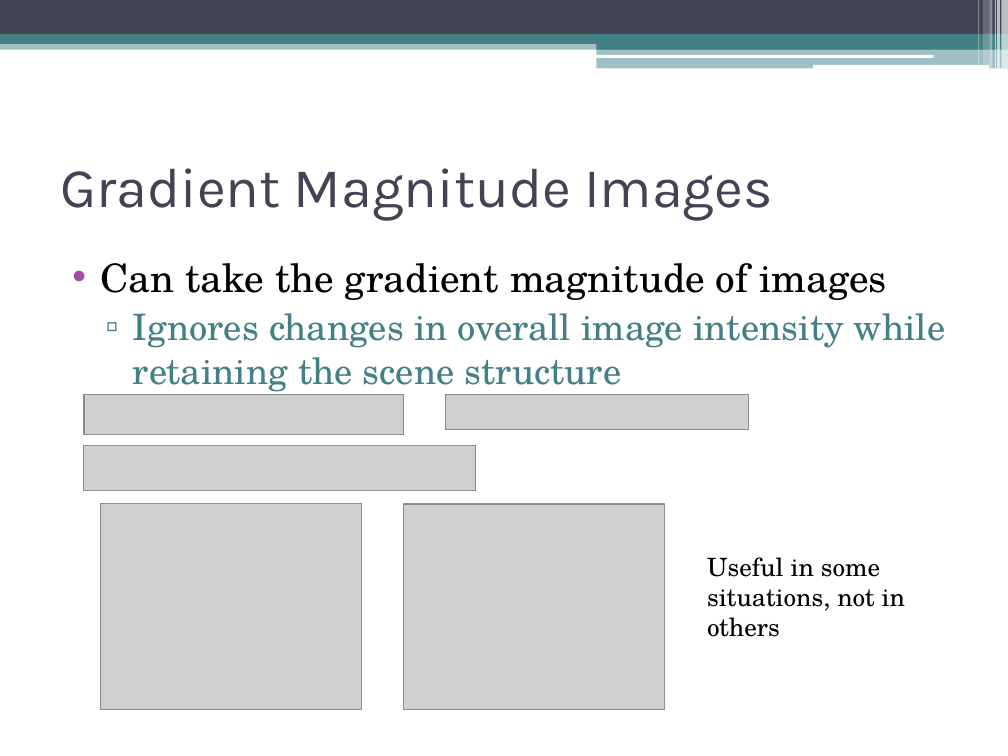
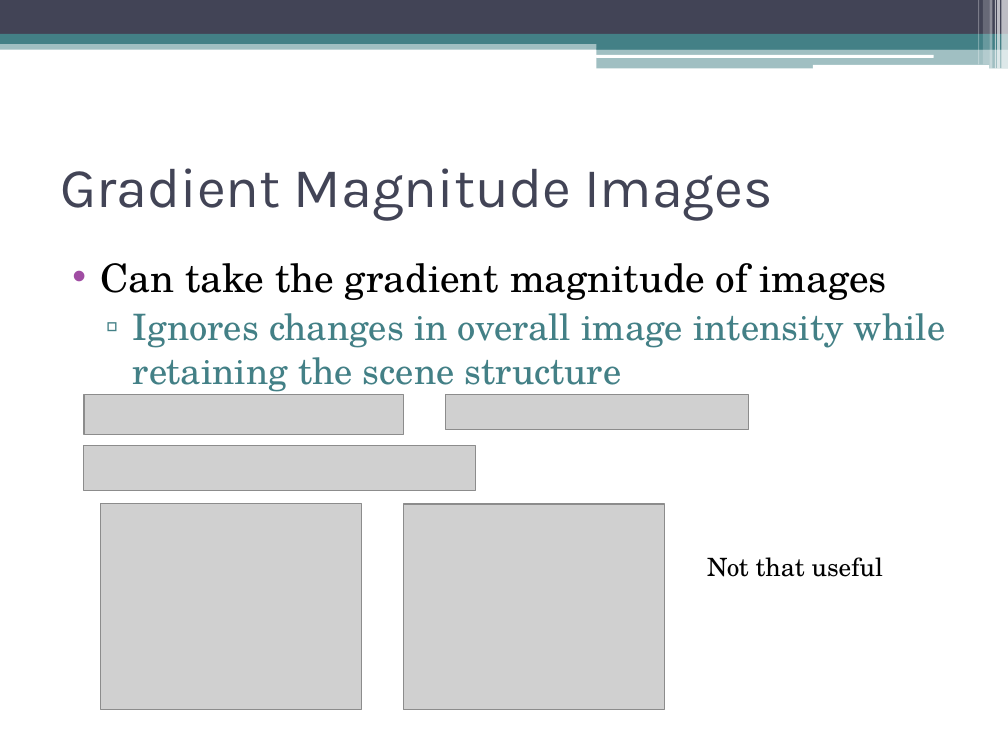
Before and after one commit to dyross/davidrossmastersproject, a slide deck: slide 20 of mastersProject/presentation/visualizationToolsForWebcams.pptx. Drawn at 1008x756 pixels with LibreOffice and Linux fonts; fonts in the diff are those of the drawing; grey boxes stand for pictures. Boxes give left, top, right and bottom in pixels: in the first picture for what was removed or moved away, otherwise in the second. Text is boxed around its words. In the diff, an @@ line names an element or a change of style, - is before the commit and + after.

```diff
--- a/mastersProject/presentation/visualizationToolsForWebcams.pptx
+++ b/mastersProject/presentation/visualizationToolsForWebcams.pptx
@@ text at (707, 557, 883, 577): text changed @@
-Useful in some situations, not in others
+Not that useful
```
Also in this commit, not shown: 10 other slides changed, 10 slides added, 6 slides removed, 11 other files.
